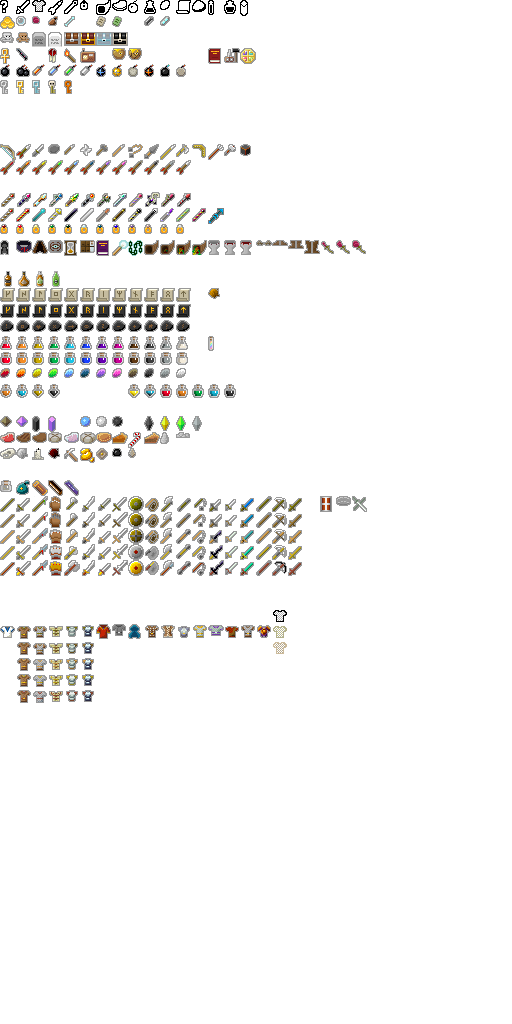
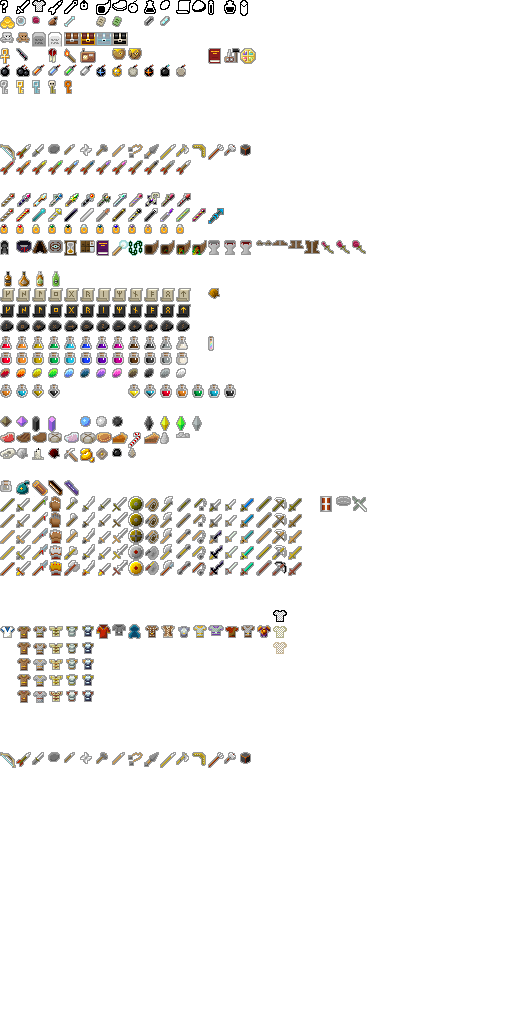
Revision of a layered 512 × 1024 image; what changed, layer by layer:
painted on "items.png" over (0, 752, 251, 768)
